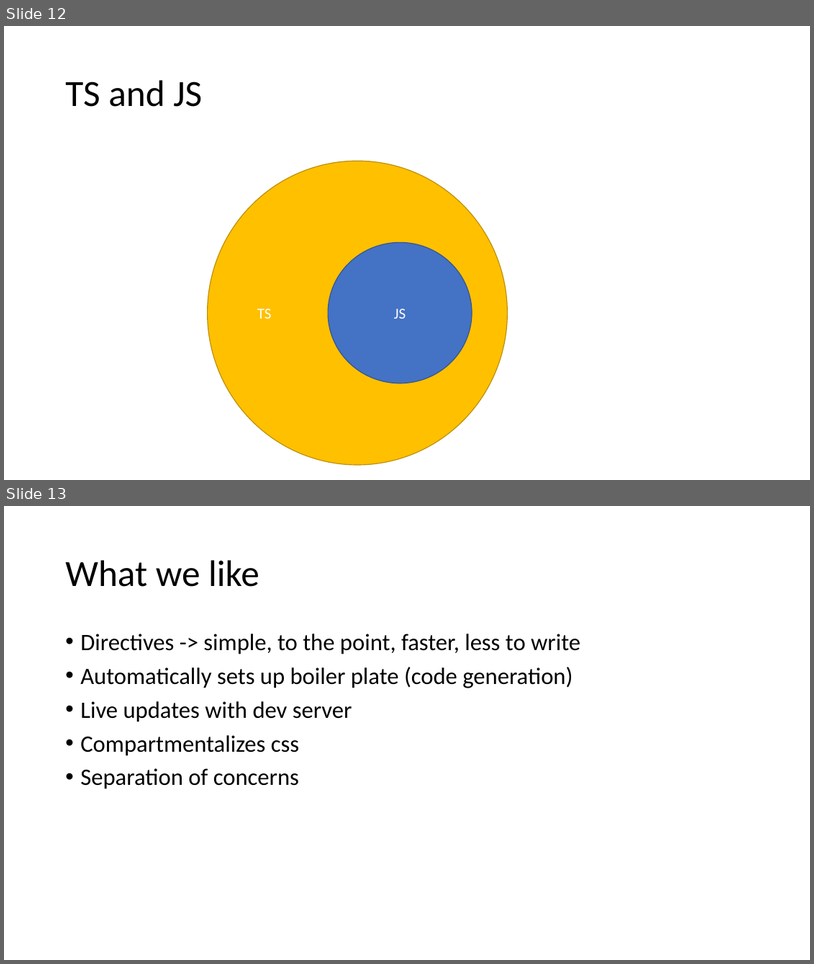
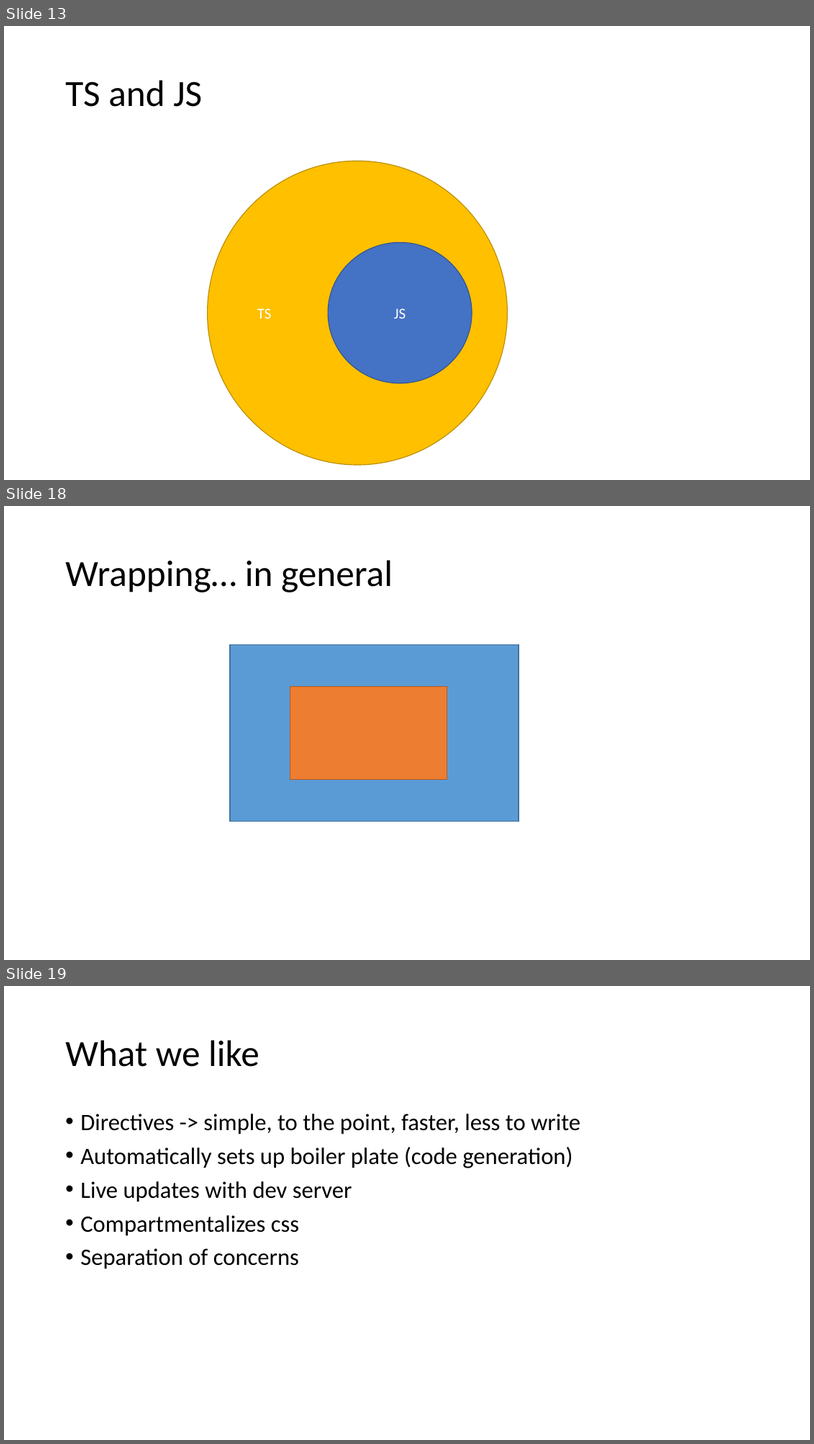
Before and after one commit to 200914ROC2/Training, a slide deck: 6Week-Angular/6w.pptx. Shown one above the other, each under a label of ours: slides 12 and 13 before the commit, slides 13, 18 and 19 after it; the slides between them are not shown. The pictures are 814x964 and 814x1444 pixels, drawn with LibreOffice and Linux fonts; fonts in the diff are those of the drawing. Boxes give left, top, right and bottom in pixels: in the first picture for what was removed or moved away, otherwise in the second. Text is boxed around its words. In the diff, an @@ line names an element or a change of style, - is before the commit and + after.

```diff
--- a/6Week-Angular/6w.pptx
+++ b/6Week-Angular/6w.pptx
@@ slide 18 added at [4,506,810,960], background #FFFFFF @@
@@ title added at [65,560,393,592], 44 pt, text #000000 @@
+Wrapping… in general
@@ rectangle added at [230,645,519,821], fill #5B9BD5, outline #43739E 1 pt @@
@@ rectangle added at [290,686,448,779], fill #ED7D31, outline #AF5C24 1 pt @@
@@ what was slide 12 is now slide 13 @@
@@ what was slide 13 is now slide 19 @@
```
Also in this commit, not shown: 2 slides changed, 5 other slides added.
